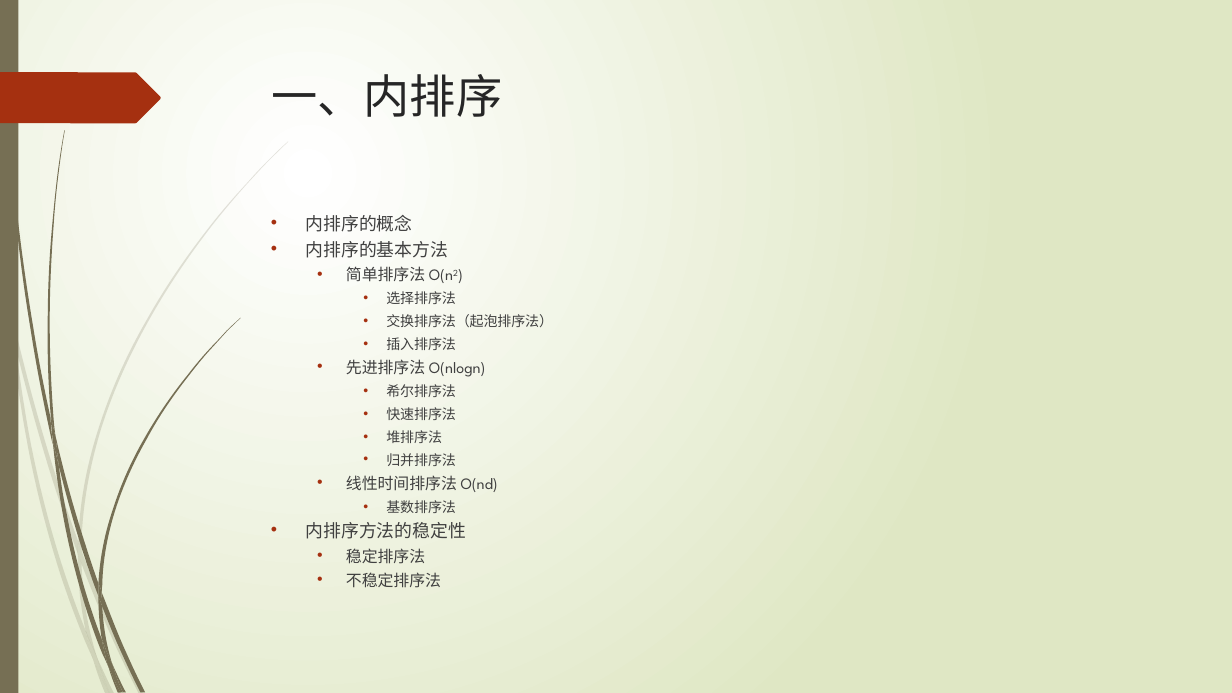
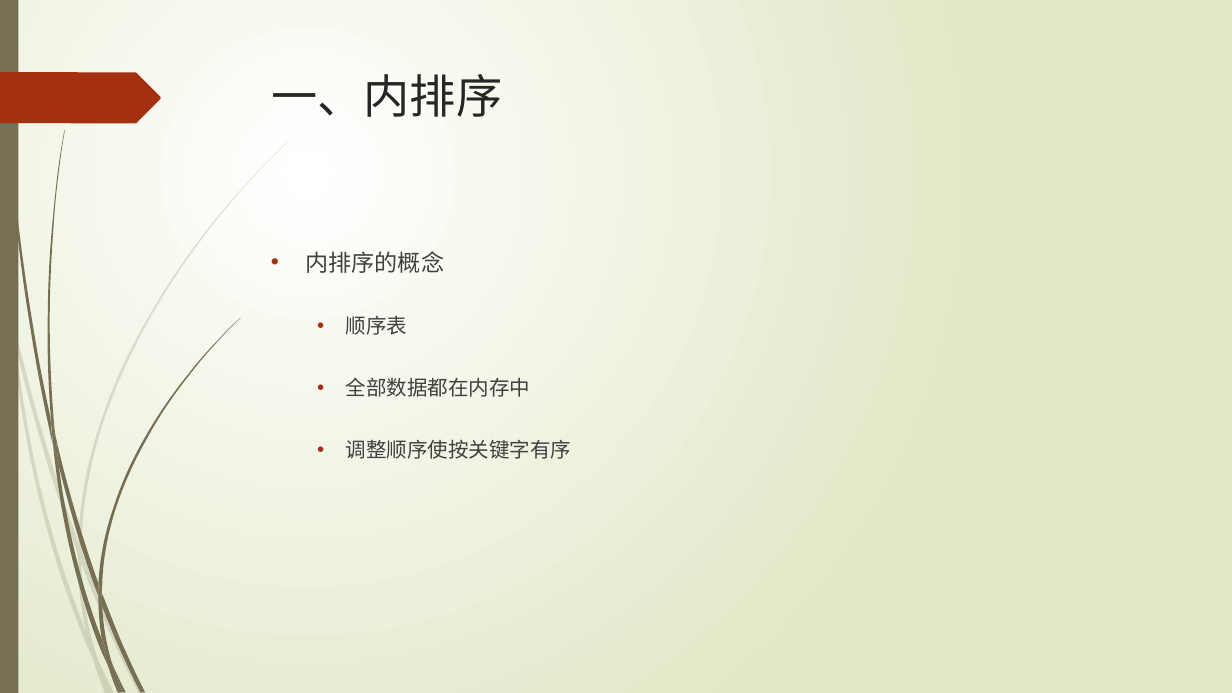
Before and after one commit to TeacherPeng/Datastruct, a slide deck: slide 2 of 教案/第09章 内排序.pptx. Drawn at 1232x693 pixels with LibreOffice and Linux fonts; fonts in the diff are those of the drawing. Boxes give left, top, right and bottom in pixels: in the first picture for what was removed or moved away, otherwise in the second. Text is boxed around its words. In the diff, an @@ line names an element or a change of style, - is before the commit and + after.

```diff
--- a/教案/第09章 内排序.pptx
+++ b/教案/第09章 内排序.pptx
@@ text at [306, 251, 445, 273]: size 13.9 to 18 pt in "内排序的概念"; line spacing 0.6 to 2 @@
@@ text at [346, 315, 571, 459]: text changed; size 12.4 to 16 pt @@
-• 内排序的基本方法
-  • 简单排序法 O(n2)
-    • 选择排序法
-    • 交换排序法（起泡排序法）
-    • 插入排序法
-  • 先进排序法 O(nlogn)
-    • 希尔排序法
-    • 快速排序法
-    • 堆排序法
-    • 归并排序法
-  • 线性时间排序法 O(nd)
-    • 基数排序法
-• 内排序方法的稳定性
-  • 稳定排序法
-  • 不稳定排序法
+  • 顺序表
+  • 全部数据都在内存中
+  • 调整顺序使按关键字有序
```
Also in this commit, not shown: 4 other slides changed, 2 slides added.
